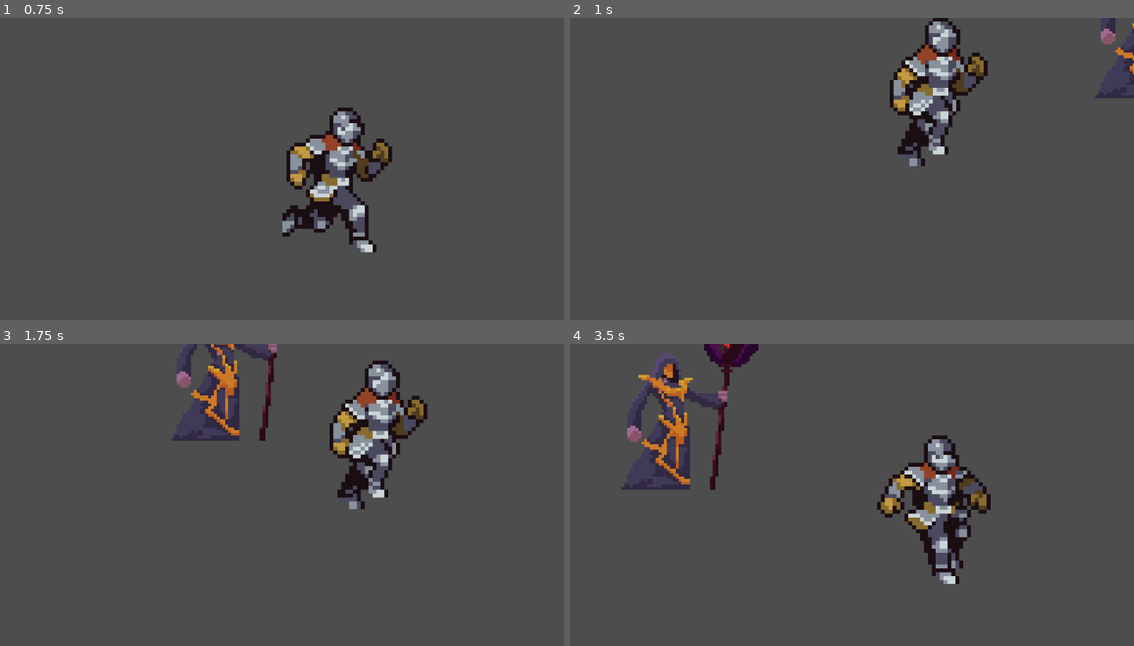
Above: before the commit, frames 1-4 (two rows, left to right).
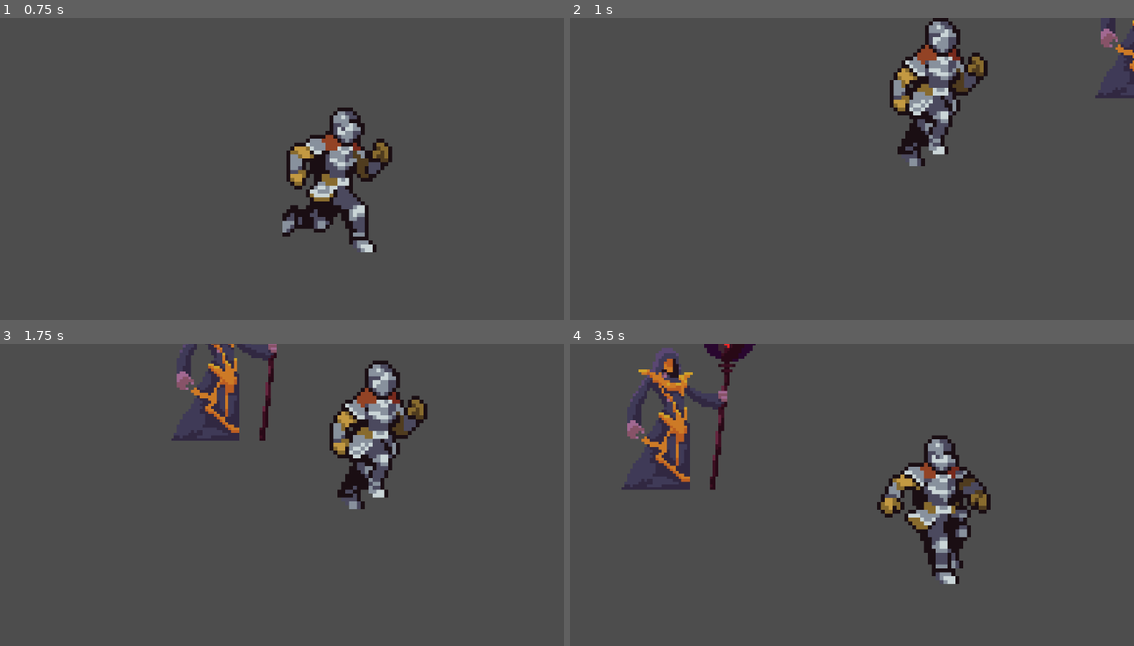
Above: after the commit, the same moments.

Repository: Prab999/Csci45-GameProject
Game: Godot game, scene res://scenes/boss_fight.tscn
The game is run twice, just before and just after one commit, with the same random seed, the same clock (stepped at 60 frames per second) and the same inputs. This scene is started directly instead of the project's main scene.
Inputs:
- Up to frame 1 (0.75 s): hold D (right) from 0.53 s (still down); tap Ctrl (crouch) at 0.6 s
- Up to frame 2 (1 s): keep holding D (right); tap Space (jump) at 0.77 s
- Up to frame 3 (1.75 s): keep holding D (right); tap Ctrl (crouch) at 1.35 s; tap Space (jump) at 1.52 s
- Up to frame 4 (3.5 s): release D (right) at 2.03 s; hold A (left) 2.03-2.78 s; tap Ctrl (crouch) at 2.1, 2.85 s; hold D (right) from 2.78 s (still down); tap Space (jump) at 3.02 s

Frame 1 is identical in both runs. In frame 2, 0.1% of the frame differs, in the area x 94-100%, y 0-19%; in frame 3, 0.6%; in frame 4, 1.8%, in the area x 10-34%, y 0-47%.
Error before the commit: Invalid access to property or key 'x' on a base object of type 'Nil'. (res://scripts/evil_wizard.gd:20)
Error after the commit: Parse Error: Could not resolve class "StateFactory", because of a parser error. (res://scripts/evil_wizard.gd:12)

Commit message:
Made more scripts for final boss

Diff:
--- a/scenes/Evil-Wizard.tscn
+++ b/scenes/Evil-Wizard.tscn
@@ -1,59 +1,10 @@
-[gd_scene load_steps=9 format=3 uid="uid://dp6b75atnq0e8"]
+[gd_scene load_steps=17 format=3 uid="uid://dp6b75atnq0e8"]
 
 [ext_resource type="Script" path="res://scripts/evil_wizard.gd" id="1_8b73f"]
 [ext_resource type="Texture2D" uid="uid://dvypjwnpljo7d" path="res://assets/Evil_wizard/Idle.png" id="1_elqo1"]
 [ext_resource type="Texture2D" uid="uid://d0x4nvma5pocs" path="res://assets/Evil_wizard/Attack1.png" id="2_h8es3"]
-
-[sub_resource type="Animation" id="Animation_o51ww"]
-length = 0.001
-tracks/0/type = "value"
-tracks/0/imported = false
-tracks/0/enabled = true
-tracks/0/path = NodePath("Sprite2D:texture")
-tracks/0/interp = 1
-tracks/0/loop_wrap = true
-tracks/0/keys = {
-"times": PackedFloat32Array(0),
-"transitions": PackedFloat32Array(1),
-"update": 1,
-"values": [ExtResource("1_elqo1")]
-}
-tracks/1/type = "value"
-tracks/1/imported = false
-tracks/1/enabled = true
-tracks/1/path = NodePath("Sprite2D:hframes")
-tracks/1/interp = 1
-tracks/1/loop_wrap = true
-tracks/1/keys = {
-"times": PackedFloat32Array(0),
-"transitions": PackedFloat32Array(1),
-"update": 1,
-"values": [8]
-}
-tracks/2/type = "value"
-tracks/2/imported = false
-tracks/2/enabled = true
-tracks/2/path = NodePath("Sprite2D:vframes")
-tracks/2/interp = 1
-tracks/2/loop_wrap = true
-tracks/2/keys = {
-"times": PackedFloat32Array(0),
-"transitions": PackedFloat32Array(1),
-"update": 1,
-"values": [1]
-}
-tracks/3/type = "value"
-tracks/3/imported = false
-tracks/3/enabled = true
-tracks/3/path = NodePath("Sprite2D:frame")
-tracks/3/interp = 1
-tracks/3/loop_wrap = true
-tracks/3/keys = {
-"times": PackedFloat32Array(0),
-"transitions": PackedFloat32Array(1),
-"update": 1,
-"values": [0]
-}
+[ext_resource type="Texture2D" uid="uid://wmxl3o6gq7j" path="res://assets/Evil_wizard/Death.png" id="4_3oduq"]
+[ext_resource type="Texture2D" uid="uid://bw4aebevn3dtp" path="res://assets/Evil_wizard/Attack2.png" id="5_2g22g"]
 
 [sub_resource type="Animation" id="Animation_mkb5k"]
 resource_name = "idle"
@@ -109,6 +60,57 @@
 "values": [0, 1, 2, 3, 4, 5, 6]
 }
 
+[sub_resource type="Animation" id="Animation_o51ww"]
+length = 0.001
+tracks/0/type = "value"
+tracks/0/imported = false
+tracks/0/enabled = true
+tracks/0/path = NodePath("Sprite2D:texture")
+tracks/0/interp = 1
+tracks/0/loop_wrap = true
+tracks/0/keys = {
+"times": PackedFloat32Array(0),
+"transitions": PackedFloat32Array(1),
+"update": 1,
+"values": [ExtResource("1_elqo1")]
+}
+tracks/1/type = "value"
+tracks/1/imported = false
+tracks/1/enabled = true
+tracks/1/path = NodePath("Sprite2D:hframes")
+tracks/1/interp = 1
+tracks/1/loop_wrap = true
+tracks/1/keys = {
+"times": PackedFloat32Array(0),
+"transitions": PackedFloat32Array(1),
+"update": 1,
+"values": [8]
+}
+tracks/2/type = "value"
+tracks/2/imported = false
+tracks/2/enabled = true
+tracks/2/path = NodePath("Sprite2D:vframes")
+tracks/2/interp = 1
+tracks/2/loop_wrap = true
+tracks/2/keys = {
+"times": PackedFloat32Array(0),
+"transitions": PackedFloat32Array(1),
+"update": 1,
+"values": [1]
+}
+tracks/3/type = "value"
+tracks/3/imported = false
+tracks/3/enabled = true
+tracks/3/path = NodePath("Sprite2D:frame")
+tracks/3/interp = 1
+tracks/3/loop_wrap = true
+tracks/3/keys = {
+"times": PackedFloat32Array(0),
+"transitions": PackedFloat32Array(1),
+"update": 1,
+"values": [0]
+}
+
 [sub_resource type="Animation" id="Animation_sp0g1"]
 resource_name = "shoot"
 step = 0.125
@@ -161,15 +163,172 @@
 "values": [0, 1, 2, 3, 4, 5, 6, 7]
 }
 
+[sub_resource type="Animation" id="Animation_prgfd"]
+resource_name = "Death"
+step = 0.14
+tracks/0/type = "value"
+tracks/0/imported = false
+tracks/0/enabled = true
+tracks/0/path = NodePath("Sprite2D:texture")
+tracks/0/interp = 1
+tracks/0/loop_wrap = true
+tracks/0/keys = {
+"times": PackedFloat32Array(0),
+"transitions": PackedFloat32Array(1),
+"update": 1,
+"values": [ExtResource("4_3oduq")]
+}
+tracks/1/type = "value"
+tracks/1/imported = false
+tracks/1/enabled = true
+tracks/1/path = NodePath("Sprite2D:hframes")
+tracks/1/interp = 1
+tracks/1/loop_wrap = true
+tracks/1/keys = {
+"times": PackedFloat32Array(0),
+"transitions": PackedFloat32Array(1),
+"update": 1,
+"values": [7]
+}
+tracks/2/type = "value"
+tracks/2/imported = false
+tracks/2/enabled = true
+tracks/2/path = NodePath("Sprite2D:vframes")
+tracks/2/interp = 1
+tracks/2/loop_wrap = true
+tracks/2/keys = {
+"times": PackedFloat32Array(0),
+"transitions": PackedFloat32Array(1),
+"update": 1,
+"values": [1]
+}
+tracks/3/type = "value"
+tracks/3/imported = false
+tracks/3/enabled = true
+tracks/3/path = NodePath("Sprite2D:frame")
+tracks/3/interp = 1
+tracks/3/loop_wrap = true
+tracks/3/keys = {
+"times": PackedFloat32Array(0, 0.14, 0.28, 0.42, 0.56, 0.7, 0.84),
+"transitions": PackedFloat32Array(1, 1, 1, 1, 1, 1, 1),
+"update": 1,
+"values": [0, 1, 2, 3, 4, 5, 6]
+}
+
+[sub_resource type="Animation" id="Animation_lhplk"]
+resource_name = "Run"
+loop_mode = 1
+step = 0.125
+tracks/0/type = "value"
+tracks/0/imported = false
+tracks/0/enabled = true
+tracks/0/path = NodePath("Sprite2D:hframes")
+tracks/0/interp = 1
+tracks/0/loop_wrap = true
+tracks/0/keys = {
+"times": PackedFloat32Array(0),
+"transitions": PackedFloat32Array(1),
+"update": 1,
+"values": [8]
+}
+tracks/1/type = "value"
+tracks/1/imported = false
+tracks/1/enabled = true
+tracks/1/path = NodePath("Sprite2D:vframes")
+tracks/1/interp = 1
+tracks/1/loop_wrap = true
+tracks/1/keys = {
+"times": PackedFloat32Array(0),
+"transitions": PackedFloat32Array(1),
+"update": 1,
+"values": [1]
+}
+tracks/2/type = "value"
+tracks/2/imported = false
+tracks/2/enabled = true
+tracks/2/path = NodePath("Sprite2D:frame")
+tracks/2/interp = 1
+tracks/2/loop_wrap = true
+tracks/2/keys = {
+"times": PackedFloat32Array(0, 0.125, 0.25, 0.375, 0.5, 0.625, 0.75, 0.875),
+"transitions": PackedFloat32Array(1, 1, 1, 1, 1, 1, 1, 1),
+"update": 1,
+"values": [0, 1, 2, 3, 4, 5, 6, 7]
+}
+
+[sub_resource type="Animation" id="Animation_shrx3"]
+resource_name = "Melee"
+step = 0.125
+tracks/0/type = "value"
+tracks/0/imported = false
+tracks/0/enabled = true
+tracks/0/path = NodePath("Sprite2D:texture")
+tracks/0/interp = 1
+tracks/0/loop_wrap = true
+tracks/0/keys = {
+"times": PackedFloat32Array(0),
+"transitions": PackedFloat32Array(1),
+"update": 1,
+"values": [ExtResource("5_2g22g")]
+}
+tracks/1/type = "value"
+tracks/1/imported = false
+tracks/1/enabled = true
+tracks/1/path = NodePath("Sprite2D:hframes")
+tracks/1/interp = 1
+tracks/1/loop_wrap = true
+tracks/1/keys = {
+"times": PackedFloat32Array(0),
+"transitions": PackedFloat32Array(1),
+"update": 1,
+"values": [8]
+}
+tracks/2/type = "value"
+tracks/2/imported = false
+tracks/2/enabled = true
+tracks/2/path = NodePath("Sprite2D:vframes")
+tracks/2/interp = 1
+tracks/2/loop_wrap = true
+tracks/2/keys = {
+"times": PackedFloat32Array(0),
+"transitions": PackedFloat32Array(1),
+"update": 1,
+"values": [1]
+}
+tracks/3/type = "value"
+tracks/3/imported = false
+tracks/3/enabled = true
+tracks/3/path = NodePath("Sprite2D:frame")
+tracks/3/interp = 1
+tracks/3/loop_wrap = true
+tracks/3/keys = {
+"times": PackedFloat32Array(0, 0.125, 0.25, 0.375, 0.5, 0.625, 0.75, 0.875),
+"transitions": PackedFloat32Array(1, 1, 1, 1, 1, 1, 1, 1),
+"update": 1,
+"values": [0, 1, 2, 3, 4, 5, 6, 7]
+}
+
 [sub_resource type="AnimationLibrary" id="AnimationLibrary_j5ifu"]
 _data = {
+"Death": SubResource("Animation_prgfd"),
 "Idle": SubResource("Animation_mkb5k"),
+"MeleeAttack": SubResource("Animation_shrx3"),
 "RESET": SubResource("Animation_o51ww"),
+"Run": SubResource("Animation_lhplk"),
 "Shoot": SubResource("Animation_sp0g1")
 }
 
 [sub_resource type="RectangleShape2D" id="RectangleShape2D_rvfn3"]
 size = Vector2(18, 37)
+
+[sub_resource type="CircleShape2D" id="CircleShape2D_vx6bj"]
+radius = 353.239
+
+[sub_resource type="CircleShape2D" id="CircleShape2D_sk5ua"]
+radius = 34.0588
+
+[sub_resource type="CircleShape2D" id="CircleShape2D_2ind1"]
+radius = 197.294
 
 [node name="CharacterBody2D" type="CharacterBody2D"]
 script = ExtResource("1_8b73f")
@@ -188,3 +347,19 @@
 [node name="CollisionShape2D" type="CollisionShape2D" parent="."]
 position = Vector2(1, -19.5)
 shape = SubResource("RectangleShape2D_rvfn3")
+
+[node name="PlayerDetector" type="Area2D" parent="."]
+
+[node name="CollisionShape2D" type="CollisionShape2D" parent="PlayerDetector"]
+shape = SubResource("CircleShape2D_vx6bj")
+
+[node name="MeleePlayerDetector" type="Area2D" parent="."]
+position = Vector2(0, -22)
+
+[node name="CollisionShape2D" type="CollisionShape2D" parent="MeleePlayerDetector"]
+shape = SubResource("CircleShape2D_sk5ua")
+
+[node name="ShootPlayerDetector" type="Area2D" parent="."]
+
+[node name="CollisionShape2D" type="CollisionShape2D" parent="ShootPlayerDetector"]
+shape = SubResource("CircleShape2D_2ind1")
--- a/scripts/Chase_state.gd
+++ b/scripts/Chase_state.gd
@@ -1,9 +1,9 @@
 extends State
-class_name IdleState
+class_name ChaseState
 
 
 func _ready():
 	pass
 
 func idle():
-	animation.play("Idle")
+	animation.play("Run")
--- a/scripts/state_factory.gd
+++ b/scripts/state_factory.gd
@@ -5,7 +5,8 @@
 func _init():
 	states = {
 		"idle": IdleState,
-		"shoot": ShootState
+		"chase": ChaseState
+		"attack": AttackState
 	}
 
 func get_state(state_name):
